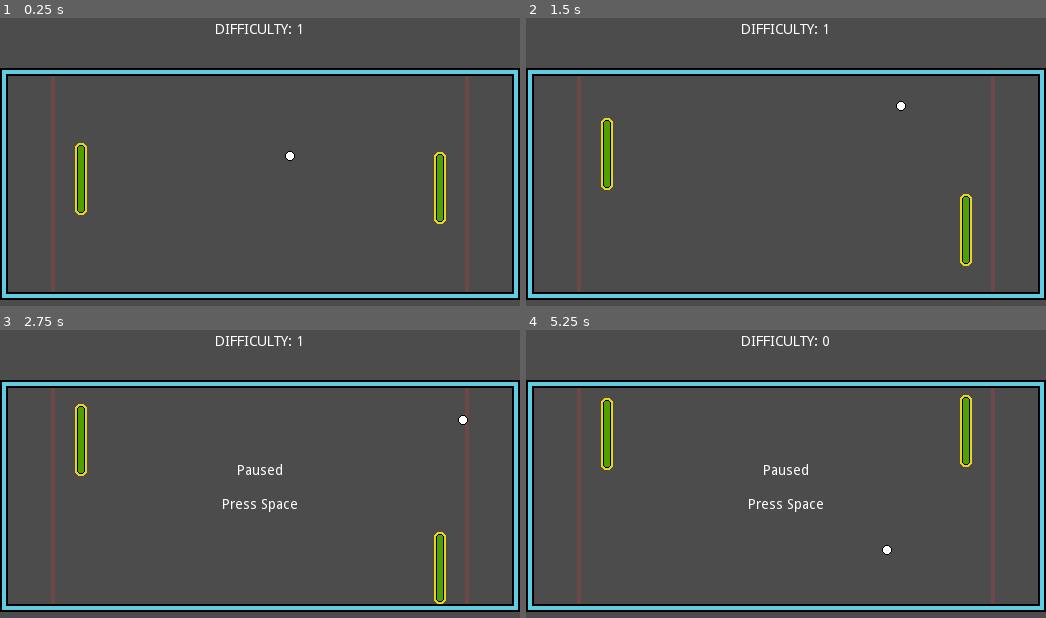
Above: before the commit, frames 1-4 (two rows, left to right).
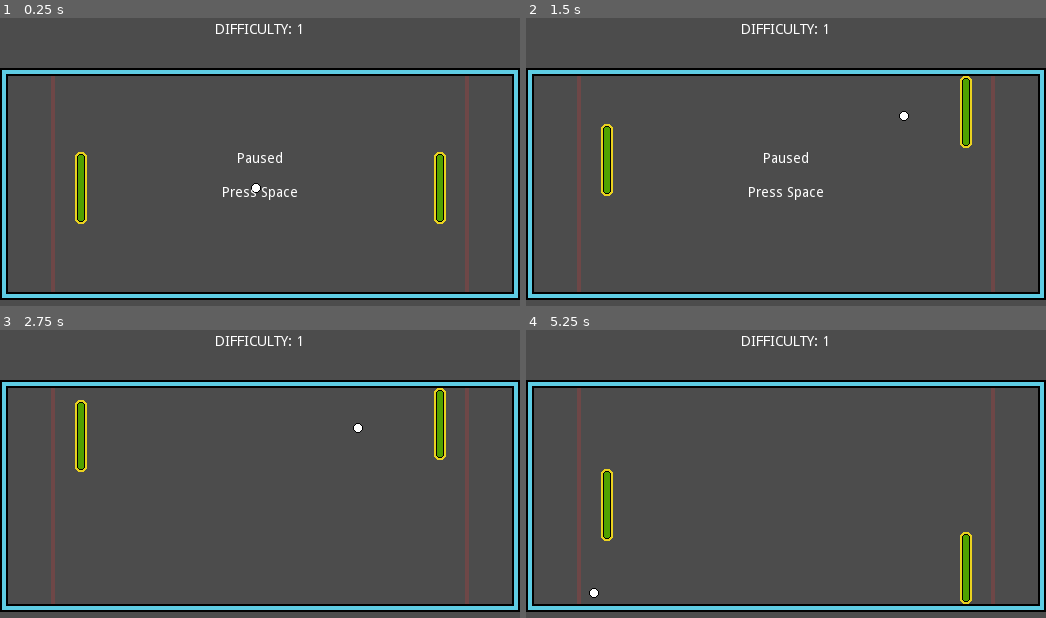
Above: after the commit, the same moments.

Repository: tkshehan/_pong
Game: Godot game, scene res://Game/Game.tscn
The game is run twice, just before and just after one commit, with the same random seed, the same clock (stepped at 60 frames per second) and the same inputs. Sound files missing from this copy of the repository are replaced by a short silence.
Inputs:
- Up to frame 1 (0.25 s): no input
- Up to frame 2 (1.5 s): tap Space (pause) at 0.5, 1.25 s; hold Up (move_up) 0.53-1.28 s; hold Down (move_down) from 1.28 s (still down)
- Up to frame 3 (2.75 s): tap Space (pause) at 2 s; release Down (move_down) at 2.03 s; hold Up (move_up) from 2.03 s (still down)
- Up to frame 4 (5.25 s): tap Space (pause) at 2.75, 3.5, 4.15, 4.25 s; release Up (move_up) at 3.53 s; hold Down (move_down) from 3.53 s (still down)

The runs differ from the first frame. In frame 1, 0.6% of the frame differs, in the area x 14-58%, y 43-72%; in frame 2, 1.7%; in frame 3, 1.7%; in frame 4, 2.7%, in the area x 12-86%, y 2-96%.

Commit message:
changed game to start paused

Diff:
--- a/Game/Game.gd
+++ b/Game/Game.gd
@@ -8,6 +8,9 @@
 
 func _ready() -> void:
 	spawn_ball()
+	$PauseMenu.popup_centered()
+	get_tree().paused = true
+
 
 func _on_Net_L_goal() -> void:
 	difficulty += 1
